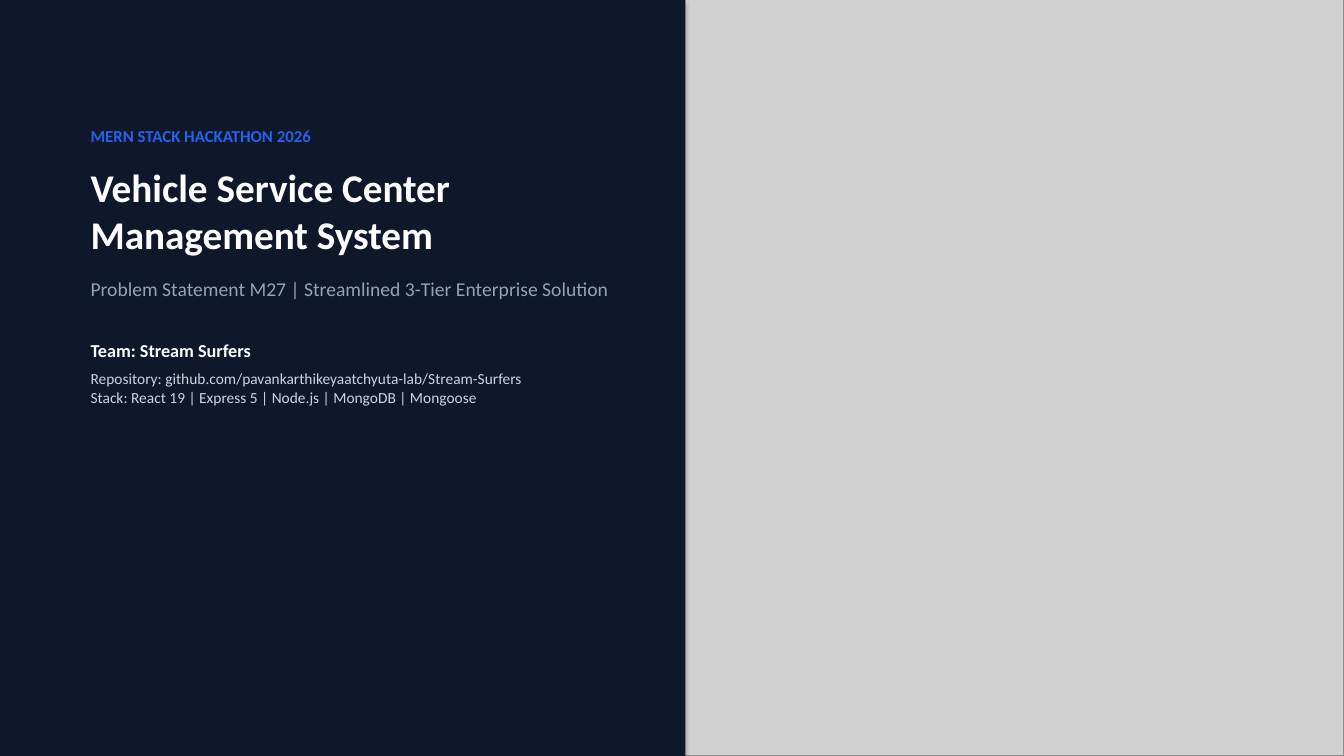
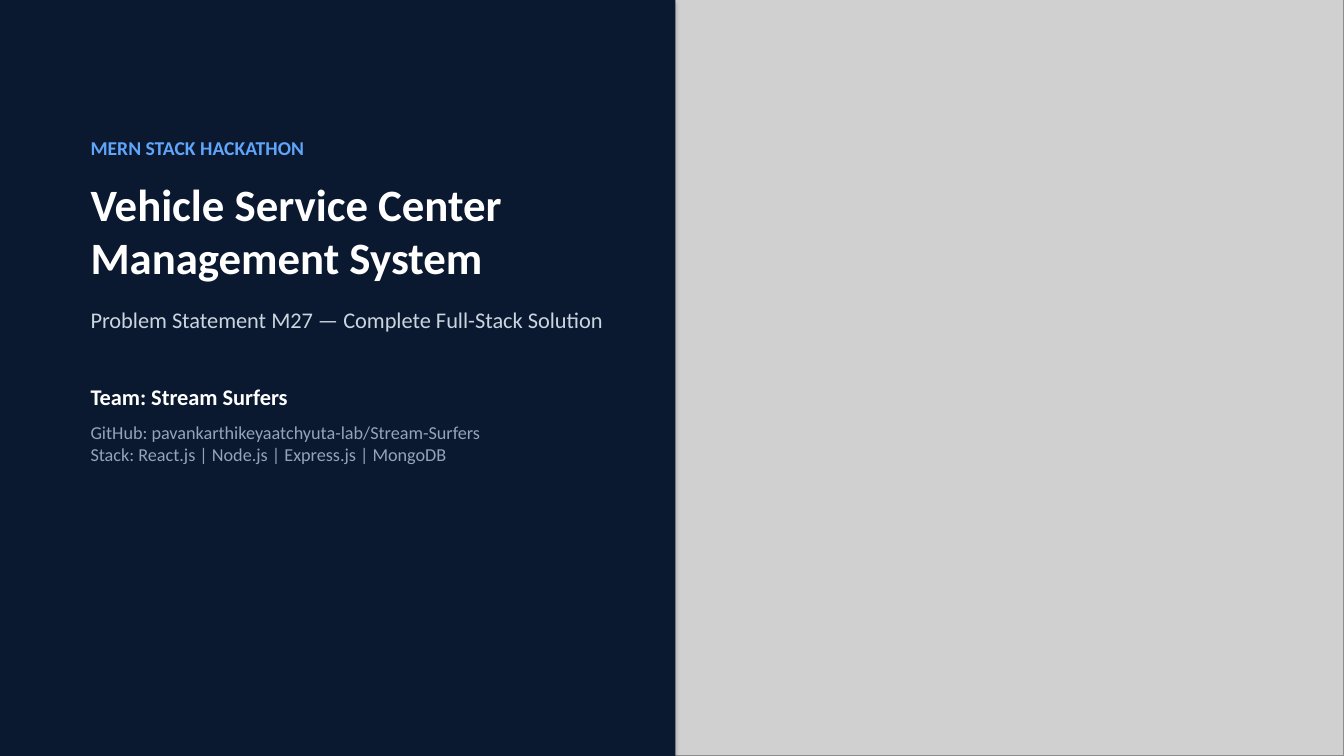
Before and after one commit to pavankarthikeyaatchyuta-lab/Stream-Surfers, a slide deck: slide 1 of Hackathon Trivion/Vehicle_Service_Center_M27_Presentation.pptx. Drawn at 1344x756 pixels with LibreOffice and Linux fonts; fonts in the diff are those of the drawing; grey boxes stand for pictures. Boxes give left, top, right and bottom in pixels: in the first picture for what was removed or moved away, otherwise in the second. Text is boxed around its words. In the diff, an @@ line names an element or a change of style, - is before the commit and + after.

Commit message:
Update presentation to concise 5-slide format with large bold fonts and real-life photos

```diff
--- a/Hackathon Trivion/Vehicle_Service_Center_M27_Presentation.pptx
+++ b/Hackathon Trivion/Vehicle_Service_Center_M27_Presentation.pptx
@@ rectangle: place and size @@
-rectangle at <box>0,0,686,756</box>
+rectangle at <box>0,0,676,756</box>
@@ rectangle at <box>0,0,676,756</box>: fill #0F172A to #0A192F @@
@@ picture: place and size @@
-picture at <box>655,0,1344,756</box>
+picture at <box>645,0,1344,756</box>
@@ text "MERN STACK HACKATHON": place and size @@
-text "MERN STACK HACKATHON" at <box>91,130,608,406</box>
+text "MERN STACK HACKATHON" at <box>91,142,603,464</box>
@@ text at <box>91,142,304,155</box>: text changed; size 12 to 14 pt; text colour #2563EB to #60A5FA @@
-MERN STACK HACKATHON 2026
+MERN STACK HACKATHON
@@ text at <box>91,189,501,405</box>: size 28 to 32 pt in "Vehicle Service Center Management System"; size 13 to 16 pt in "Team: Stream Surfers"; more space between paragraphs @@
@@ text at <box>91,312,603,332</box>: text changed; size 14 to 16 pt; text colour #94A3B8 to #CBD5E1 @@
-Problem Statement M27 | Streamlined 3-Tier Enterprise Solution
+Problem Statement M27 — Complete Full-Stack Solution
@@ text at <box>91,426,481,464</box>: text changed; size 11 to 13 pt; text colour #CBD5E1 to #94A3B8 @@
-Repository: github.com/pavankarthikeyaatchyuta-lab/Stream-Surfers
-Stack: React 19 | Express 5 | Node.js | MongoDB | Mongoose
+GitHub: pavankarthikeyaatchyuta-lab/Stream-Surfers
+Stack: React.js | Node.js | Express.js | MongoDB
```
Also in this commit, not shown: 1 other slide changed, 3 slides added, 10 slides removed, 1 other file.
